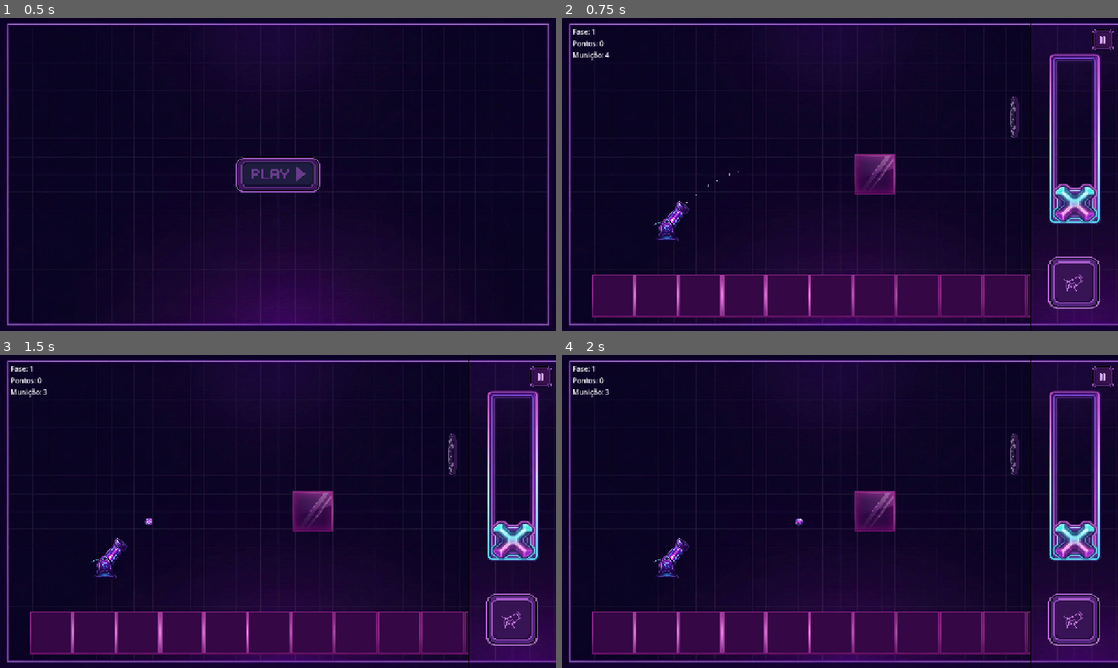
Above: before the commit, frames 1-4 (two rows, left to right).
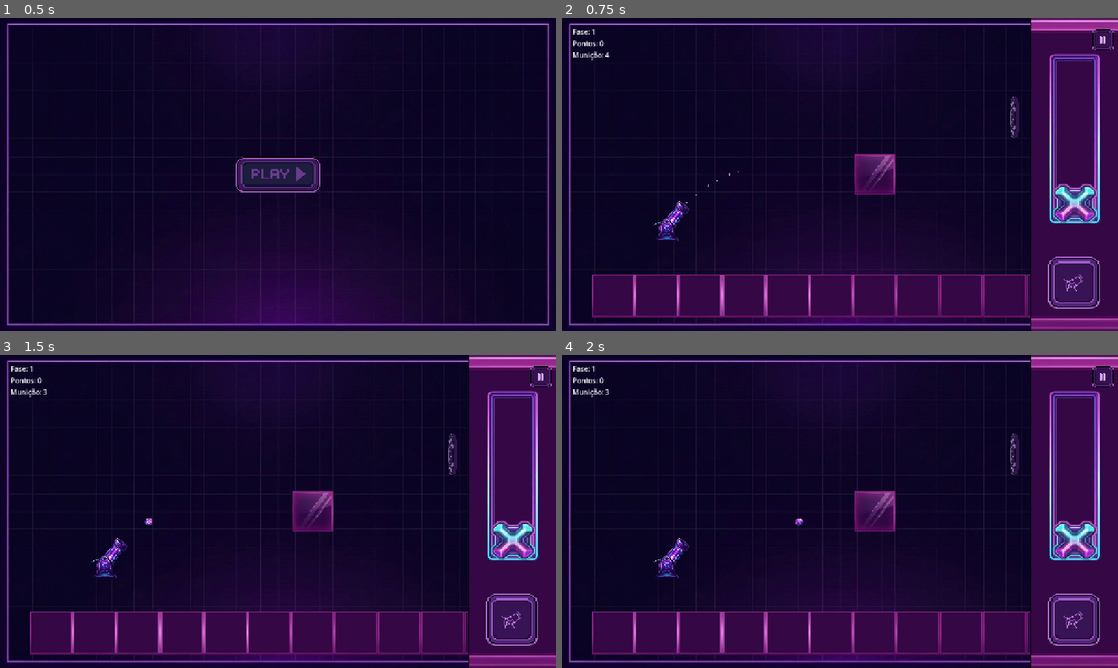
Above: after the commit, the same moments.

Repository: Zidan-09/Arc-Impact
Game: Godot game, scene res://screens/home.tscn
Two runs of this game, one before a commit and one after it. Both use one fixed random seed, a clock stepped at 60 frames per second and the inputs below.
Inputs (mouse positions are in pixels of both pictures, inside the frame that each line leads up to):
- Up to frame 1 (0.5 s): no input
- Up to frame 2 (0.75 s): click (840, 174) at 0.5 s
- Up to frame 3 (1.5 s): click (511, 621) at 1.25 s
- Up to frame 4 (2 s): no input

Frame 1 is identical in both runs. In frame 2, 9.2% of the frame differs, in the area x 84-100%, y 0-100%; in frame 3, 9.2%; in frame 4, 9.2%.

Commit message:
feat(background): changed controlls background

Diff:
--- a/screens/game.tscn
+++ b/screens/game.tscn
@@ -6,6 +6,7 @@
 [ext_resource type="PackedScene" uid="uid://bangr24luog7a" path="res://components/cannon/cannon.tscn" id="2_cannon"]
 [ext_resource type="PackedScene" uid="uid://dlrnlvqly8g6u" path="res://components/game-popup/GamePopup.tscn" id="3_popup"]
 [ext_resource type="Script" uid="uid://k41s4wr5vu17" path="res://components/camera/game_camera.gd" id="4_camera"]
+[ext_resource type="Texture2D" uid="uid://cswwmgv3r1fvb" path="res://assets/floor/floor.png" id="5_gfkhe"]
 
 [node name="Game" type="Control" unique_id=1263011264]
 layout_mode = 3
@@ -38,7 +39,6 @@
 
 [node name="GameCamera" type="Camera2D" parent="WorldArea/World" unique_id=771234567]
 position = Vector2(640, 360)
-enabled = true
 editor_draw_limits = true
 script = ExtResource("4_camera")
 
@@ -46,7 +46,6 @@
 layer = -1
 
 [node name="WorldBackground" type="TextureRect" parent="BackgroundLayer" unique_id=1689954854]
-layout_mode = 1
 anchors_preset = 15
 anchor_right = 1.0
 anchor_bottom = 1.0
@@ -61,7 +60,7 @@
 layer = 10
 
 [node name="WorldHitArea" type="Control" parent="UILayer" unique_id=771234571]
-layout_mode = 1
+layout_mode = 3
 anchors_preset = 15
 anchor_right = 1.0
 anchor_bottom = 1.0
@@ -71,7 +70,7 @@
 mouse_filter = 2
 
 [node name="ControlsArea" type="Control" parent="UILayer" unique_id=393842946]
-layout_mode = 1
+layout_mode = 3
 anchors_preset = 11
 anchor_left = 1.0
 anchor_right = 1.0
@@ -89,12 +88,11 @@
 grow_horizontal = 2
 grow_vertical = 2
 mouse_filter = 2
-texture = ExtResource("1_3ciuf")
+texture = ExtResource("5_gfkhe")
 expand_mode = 1
 stretch_mode = 6
 
 [node name="Divider" type="ColorRect" parent="UILayer" unique_id=477874718]
-layout_mode = 1
 anchors_preset = 11
 anchor_left = 1.0
 anchor_right = 1.0
@@ -107,8 +105,6 @@
 color = Color(0, 0, 0, 1)
 
 [node name="Hud" parent="UILayer" unique_id=2117122883 instance=ExtResource("1_6ydpi")]
-layout_mode = 1
 
 [node name="LevelCompletePopup" parent="UILayer" unique_id=1250229010 instance=ExtResource("3_popup")]
 visible = false
-layout_mode = 1
